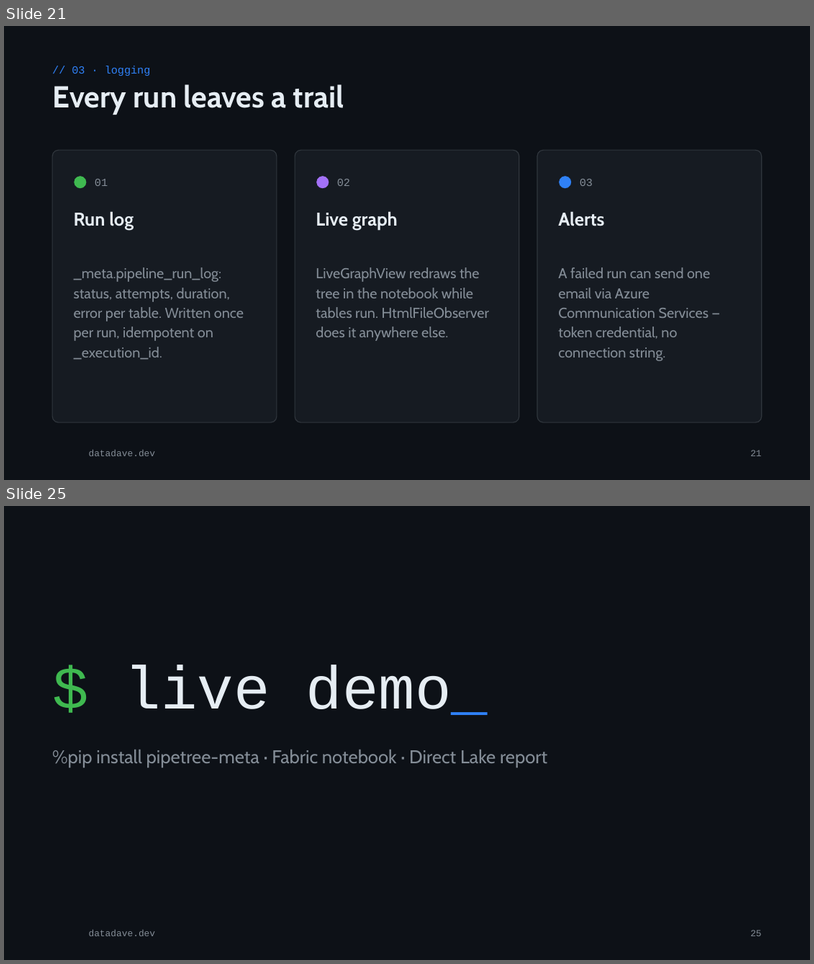
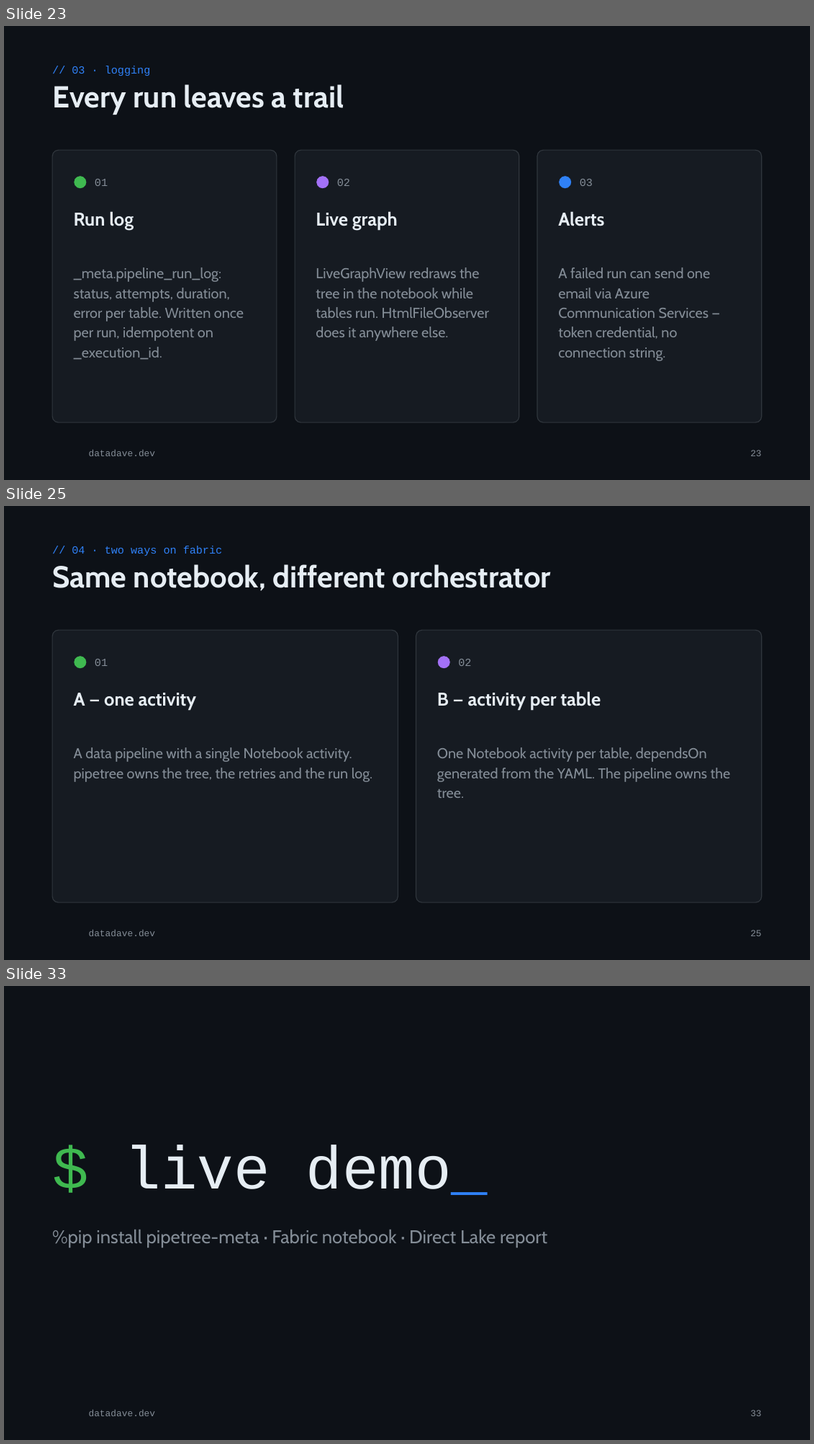
Before and after one commit to phant0mw0lf/datadave, a slide deck: talks/2026-12-metadata-orchestration/metadata-orchestration.pptx. Shown one above the other, each under a label of ours: slides 21 and 25 before the commit, slides 23, 25 and 33 after it; the slides between them are not shown. The pictures are 814x964 and 814x1444 pixels, drawn with LibreOffice and Linux fonts; fonts in the diff are those of the drawing; background and template pictures are left out. Boxes give left, top, right and bottom in pixels: in the first picture for what was removed or moved away, otherwise in the second. Text is boxed around its words. In the diff, an @@ line names an element or a change of style, - is before the commit and + after.

Commit message:
content(talks): fabric comparison, layer slide and a less pipetree-centric framing
Adds the two-ways-on-Fabric section from part 3, a slide on free layer naming, a 'you don't need my package' slide, and neutral wording on the layer and executor slides.

```diff
--- a/talks/2026-12-metadata-orchestration/metadata-orchestration.pptx
+++ b/talks/2026-12-metadata-orchestration/metadata-orchestration.pptx
@@ slide 25 added at box(4, 506, 810, 960), background #0D1117; not listed: 1 template element that a slide beside it also shows @@
@@ text added at box(72, 546, 223, 556), 13 pt, text #2F81F7 @@
+// 04 · two ways on fabric
@@ title added at box(52, 564, 551, 591), 36 pt, text #E6EDF3, bold @@
+Same notebook, different orchestrator
@@ rounded rectangle added at box(52, 630, 399, 902), fill #161B22, outline #30363D 1 pt @@
@@ rounded rectangle added at box(417, 630, 763, 902), fill #161B22, outline #30363D 1 pt @@
@@ ellipse added at box(74, 656, 87, 669), fill #3FB950, outline #161B22 1 pt @@
@@ ellipse added at box(437, 656, 451, 669), fill #A371F7, outline #161B22 1 pt @@
@@ text added at box(95, 659, 108, 666), 13 pt, text #848D97 @@
+01
@@ text added at box(458, 659, 471, 666), 13 pt, text #848D97 @@
+02
@@ text added at box(74, 692, 197, 710), 22 pt, text #E6EDF3, bold @@
+A — one activity
@@ text added at box(437, 691, 601, 710), 22 pt, text #E6EDF3, bold @@
+B — activity per table
@@ text added at box(74, 747, 373, 782), 17 pt, text #848D97 @@
+A data pipeline with a single Notebook activity. pipetree owns the tree, the retries and the run log.
@@ text added at box(437, 747, 731, 798), 17 pt, text #848D97 @@
+One Notebook activity per table, dependsOn generated from the YAML. The pipeline owns the tree.
@@ page number added at box(751, 929, 761, 936), 11 pt, text #848D97 @@
+25
@@ what was slide 21 is now slide 23 @@
@@ page number at box(751, 449, 761, 456): text changed @@
-21
+23
@@ what was slide 25 is now slide 33 @@
@@ page number at box(751, 1409, 761, 1416): text changed @@
-25
+33
```
Also in this commit, not shown: 12 slides changed, 8 other slides added, 3 other files.
